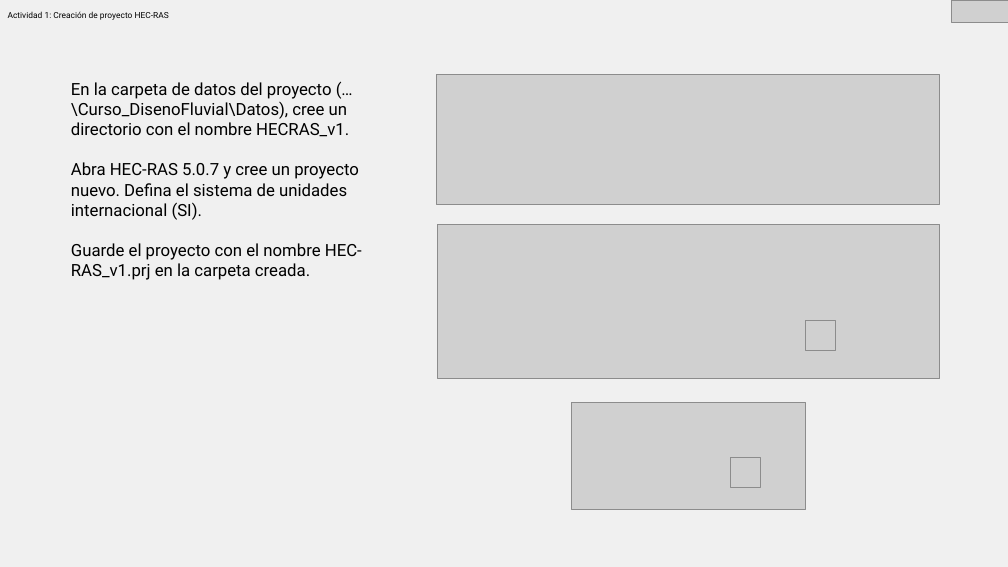
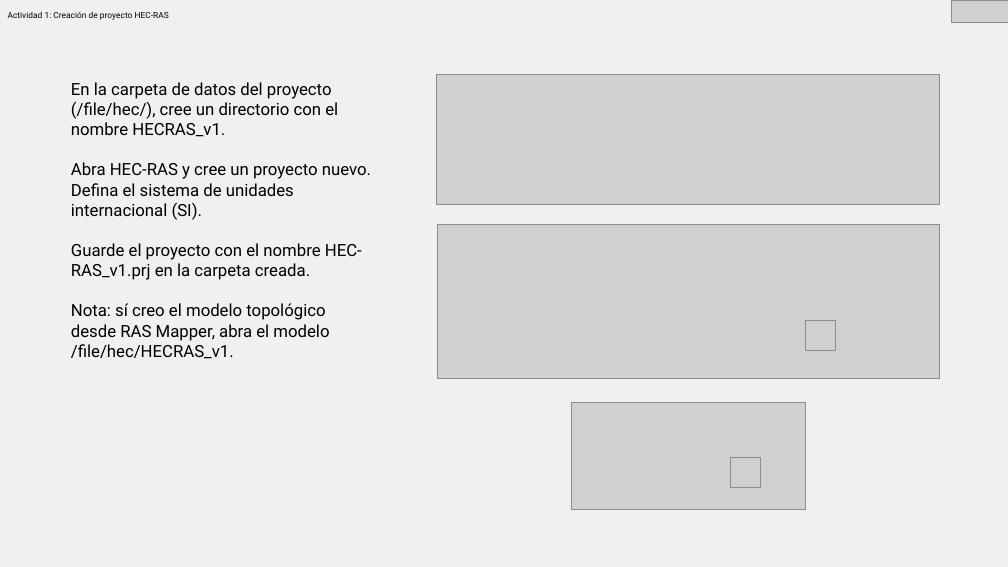
Before and after one commit to rcfdtools/R.HCMC, a slide deck: slide 4 of activity/M03A02/M03A02.pptx. Drawn at 1008x567 pixels with LibreOffice and Linux fonts; fonts in the diff are those of the drawing; grey boxes stand for pictures. Boxes give left, top, right and bottom in pixels: in the first picture for what was removed or moved away, otherwise in the second. Text is boxed around its words. In the diff, an @@ line names an element or a change of style, - is before the commit and + after.

```diff
--- a/activity/M03A02/M03A02.pptx
+++ b/activity/M03A02/M03A02.pptx
@@ text at box(71, 82, 371, 220): text changed @@
-En la carpeta de datos del proyecto (…\Curso_DisenoFluvial\Datos), cree un directorio con el nombre HECRAS_v1.
-Abra HEC-RAS 5.0.7 y cree un proyecto nuevo. Defina el sistema de unidades internacional (SI).
+En la carpeta de datos del proyecto (/file/hec/), cree un directorio con el nombre HECRAS_v1.
+Abra HEC-RAS y cree un proyecto nuevo. Defina el sistema de unidades internacional (SI).
@@ text at box(71, 303, 329, 359): paragraph added @@
+Nota: sí creo el modelo topológico desde RAS Mapper, abra el modelo /file/hec/HECRAS_v1.
```
Also in this commit, not shown: 1 other slide changed, 5 other files.
